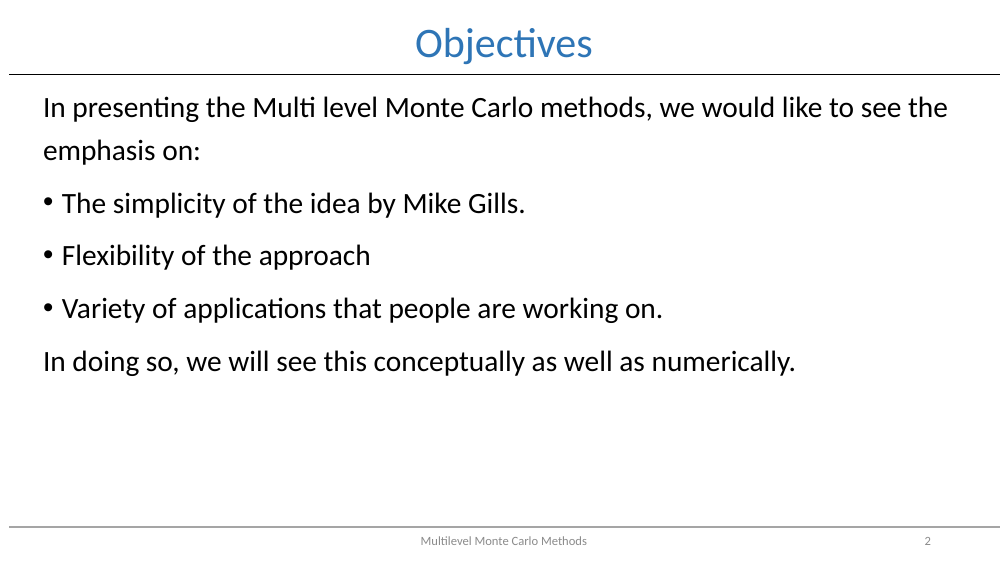
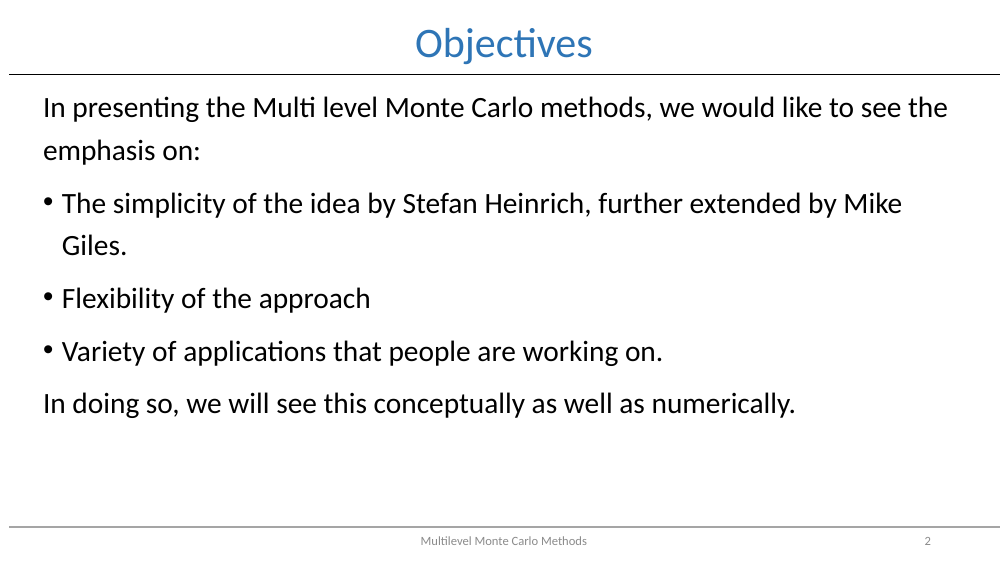
Before and after one commit to EfficientComputationalAlgorithms/MultilevelMontecarlo, a slide deck: slide 2 of Multi-level Monte Carlo.pptx. Drawn at 1008x567 pixels with LibreOffice and Linux fonts; fonts in the diff are those of the drawing. Boxes give left, top, right and bottom in pixels: in the first picture for what was removed or moved away, otherwise in the second. Text is boxed around its words. In the diff, an @@ line names an element or a change of style, - is before the commit and + after.

Commit message:
Added new slides

```diff
--- a/Multi-level Monte Carlo.pptx
+++ b/Multi-level Monte Carlo.pptx
@@ text at <box>62,192,902,256</box>: text changed @@
-• The simplicity of the idea by Mike Gills.
+• The simplicity of the idea by Stefan Heinrich, further extended by Mike Giles.
```
Also in this commit, not shown: 2 other slides changed, 29 slides added.
